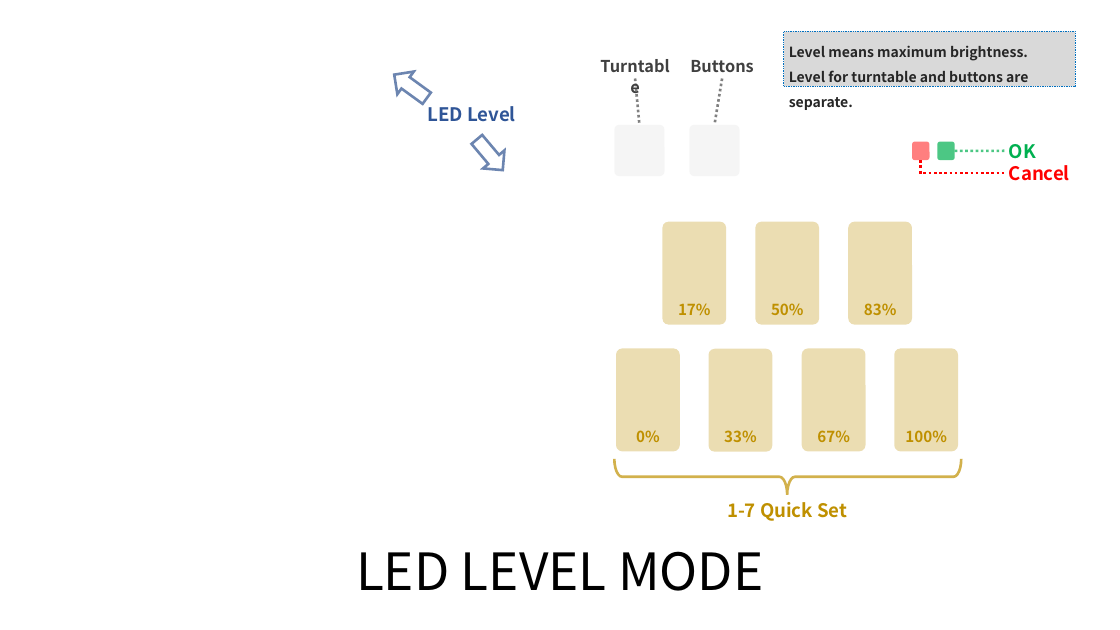
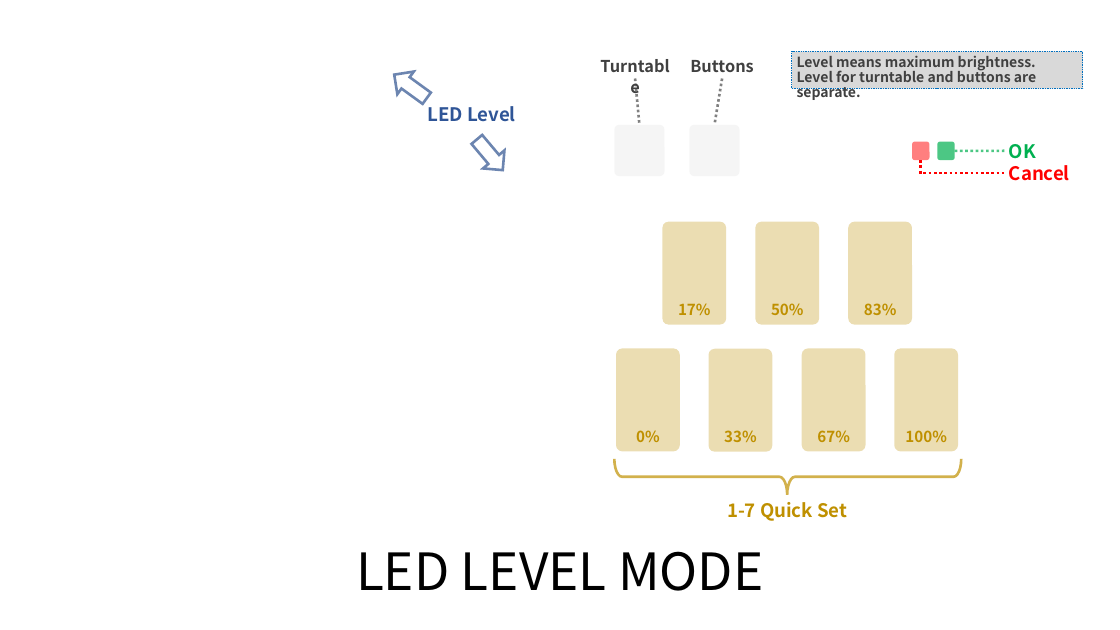
Before and after one commit to whowechina/iidx_pico, a slide deck: slide 4 of doc/Firmware_manual.pptx. Drawn at 1120x630 pixels with LibreOffice and Linux fonts; fonts in the diff are those of the drawing; background and template pictures are left out. Boxes give left, top, right and bottom in pixels: in the first picture for what was removed or moved away, otherwise in the second. Text is boxed around its words. In the diff, an @@ line names an element or a change of style, - is before the commit and + after.

```diff
--- a/doc/Firmware_manual.pptx
+++ b/doc/Firmware_manual.pptx
@@ rectangle "Level means maximum brightness." resized from (x1=784, y1=31, x2=1075, y2=86) to (x1=791, y1=51, x2=1083, y2=88) @@
@@ rectangle "Level means maximum brightness." at (x1=791, y1=51, x2=1083, y2=88): text colour #262626 to #404040; line spacing 1.5 to 13pt @@
```
Also in this commit, not shown: 3 other slides changed, 1 other file.
